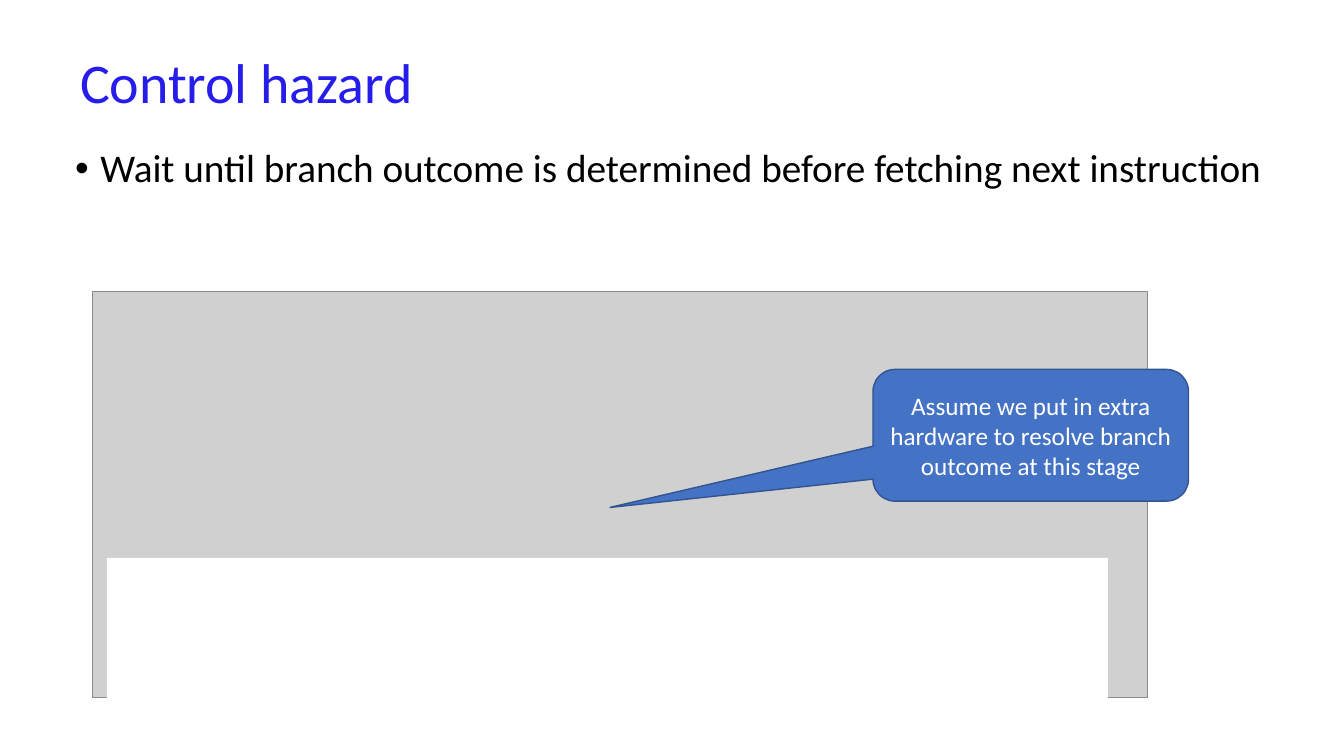
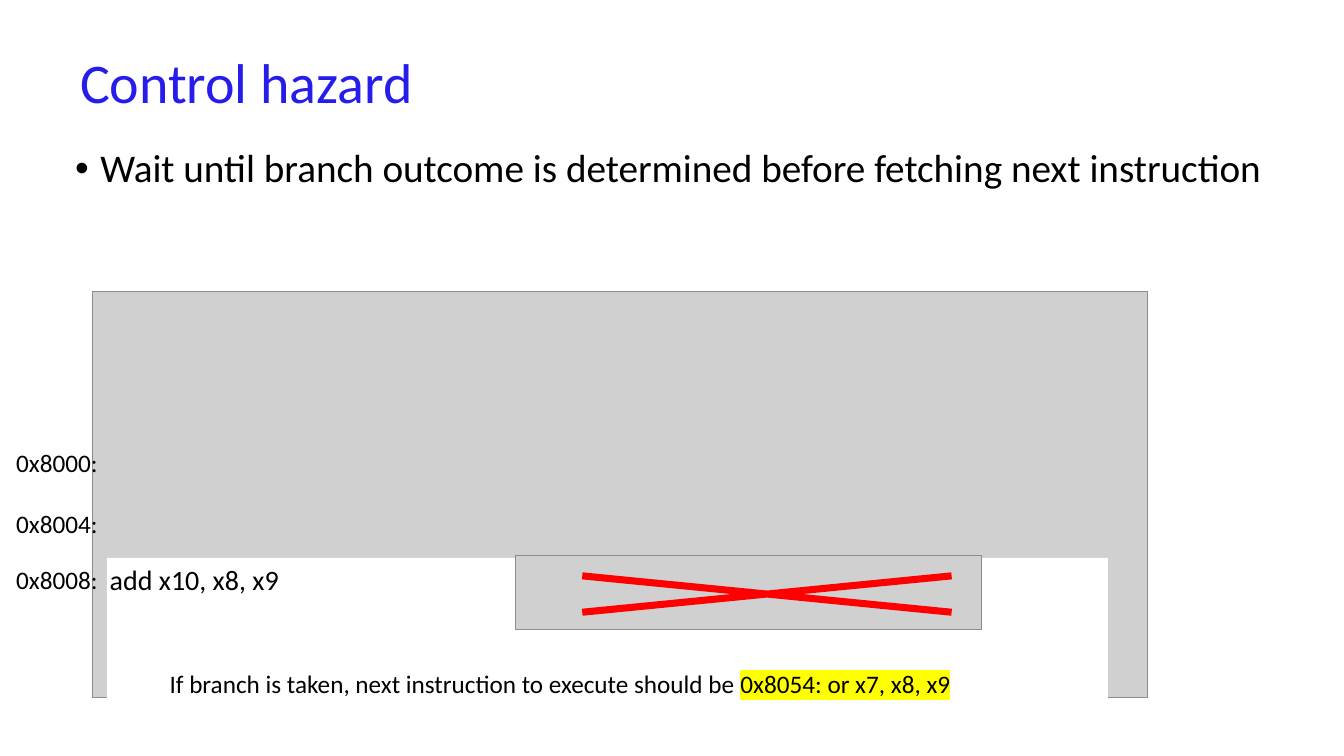
Before and after one commit to NYU-CSO/nyu-cso.github.io, a slide deck: slide 18 of notes/arch-simple2-pipeline.pptx (slide 17 before the commit). Drawn at 1344x756 pixels with LibreOffice and Linux fonts; fonts in the diff are those of the drawing; grey boxes stand for pictures. Boxes give left, top, right and bottom in pixels: in the first picture for what was removed or moved away, otherwise in the second. Text is boxed around its words. In the diff, an @@ line names an element or a change of style, - is before the commit and + after.

```diff
--- a/notes/arch-simple2-pipeline.pptx
+++ b/notes/arch-simple2-pipeline.pptx
@@ rounded speech box removed at [873, 370, 1189, 502] @@
-Assume we put in extra hardware to resolve branch outcome at this stage
@@ text added at [16, 451, 97, 478], 18 pt, text #000000 @@
+0x8000:
@@ text added at [16, 513, 97, 540], 18 pt, text #000000 @@
+0x8004:
@@ text added at [16, 568, 97, 595], 18 pt, text #000000 @@
+0x8008:
@@ cross added at [411, 560, 1122, 630], fill #FF0000 @@
@@ picture added at [516, 556, 982, 629] @@
@@ text added at [110, 570, 278, 594], 20 pt, text #000000 @@
+add x10, x8, x9
@@ text added at [170, 673, 951, 700], 18 pt, text #000000 @@
+If branch is taken, next instruction to execute should be 0x8054: or x7, x8, x9
```
Also in this commit, not shown: 10 other slides changed, 1 slide added, 1 other file.
